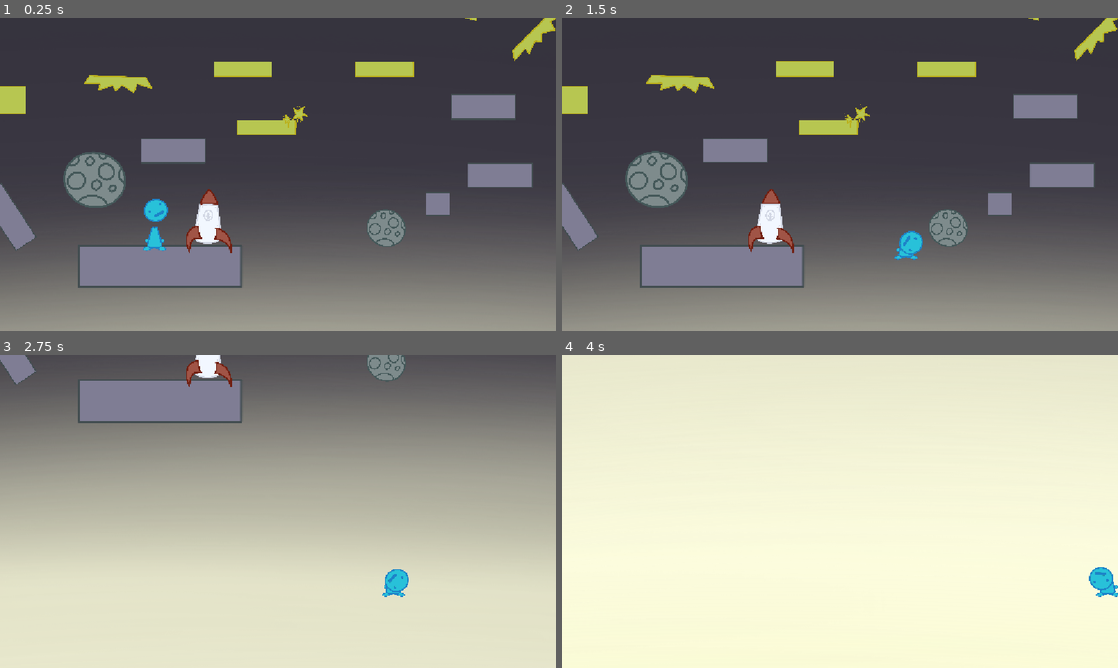
Above: before the commit, frames 1-4 (two rows, left to right).
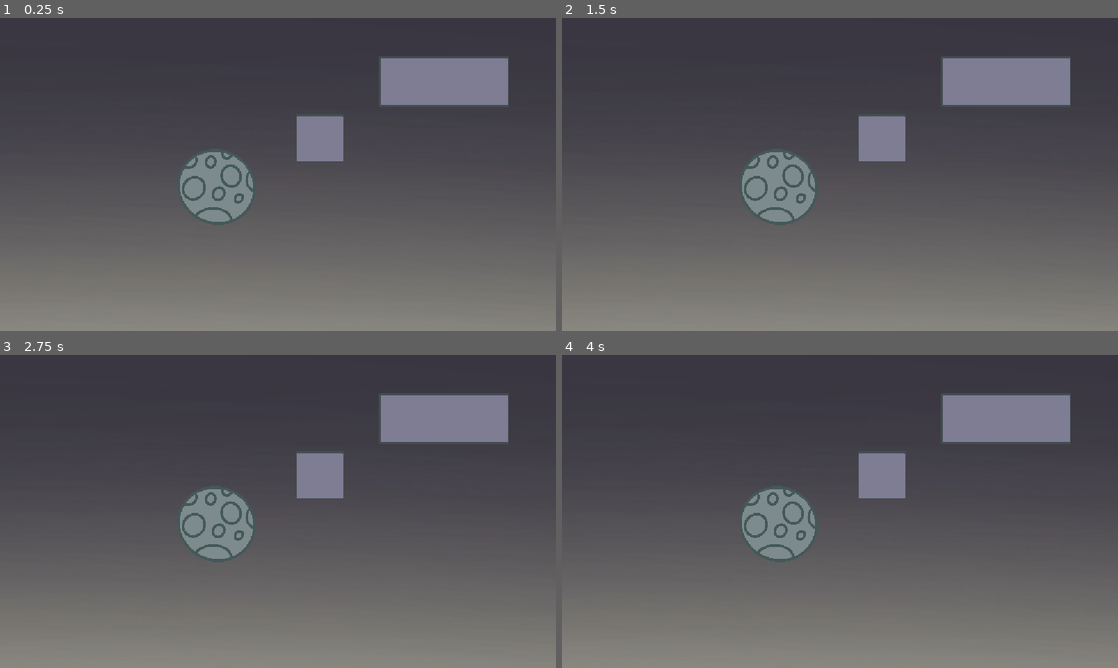
Above: after the commit, the same moments.

Repository: average4136/head-over-heels-game
Game: Godot game, scene res://Scenes/Level scenes/space_scene.tscn
The game is run twice, just before and just after one commit, with the same random seed, the same clock (stepped at 60 frames per second) and the same inputs. This scene is started directly instead of the project's main scene.
Inputs:
- Up to frame 1 (0.25 s): no input
- Up to frame 2 (1.5 s): tap Enter (ui_accept) at 0.5 s; hold D (move_right) from 0.53 s (still down); tap Space (jump) at 0.77 s
- Up to frame 3 (2.75 s): tap Space (jump) at 1.52 s; release D (move_right) at 2.03 s; hold A (move_left) from 2.03 s (still down)
- Up to frame 4 (4 s): release A (move_left) at 2.78 s; hold D (move_right) from 2.78 s (still down); tap Space (jump) at 3.02, 3.77 s

The runs differ from the first frame. In frame 1, 19% of the frame differs, in the area x 0-100%, y 0-100%; in frame 2, 19%; in frame 3, 97%; in frame 4, 100%.

Commit message:
added main level, made changes to space level and ice level, working on stitching together

Diff:
--- a/Scenes/Level scenes/ice_section.tscn
+++ b/Scenes/Level scenes/ice_section.tscn
@@ -1,7 +1,6 @@
 [gd_scene format=3 uid="uid://bo6c58ha16686"]
 
 [ext_resource type="PackedScene" uid="uid://dh3th1iwygrwr" path="res://Scenes/Objects/blue_block.tscn" id="1_i0ptw"]
-[ext_resource type="PackedScene" uid="uid://bxxdsh4xifwoa" path="res://Scenes/Entities/Guy.tscn" id="2_7d2j5"]
 [ext_resource type="PackedScene" uid="uid://0djhqq0lcepc" path="res://Scenes/Objects/cloud_block.tscn" id="3_7d2j5"]
 [ext_resource type="PackedScene" uid="uid://dqyftoe55durm" path="res://Scenes/Objects/ice_block.tscn" id="4_k0s5y"]
 [ext_resource type="Texture2D" uid="uid://4kjsfp1wquao" path="res://Assets/Decorations/snowman decor.png" id="5_cagp2"]
@@ -234,9 +233,6 @@
 [node name="CollisionShape2D" type="CollisionShape2D" parent="right wall" unique_id=588323181]
 shape = SubResource("WorldBoundaryShape2D_oskd4")
 
-[node name="Guy" parent="." unique_id=1796156875 instance=ExtResource("2_7d2j5")]
-position = Vector2(-776, -1392)
-
 [node name="StaticBody2D" parent="." unique_id=1447629716 instance=ExtResource("4_k0s5y")]
 position = Vector2(479.99997, 15.999993)
 rotation = 0.2617994
--- /dev/null
+++ b/Scenes/Level scenes/main_level.tscn
@@ -0,0 +1,16 @@
+[gd_scene format=3 uid="uid://y7vsm3emcvhy"]
+
+[ext_resource type="PackedScene" uid="uid://btkss35dirufr" path="res://Scenes/Level scenes/space_scene.tscn" id="1_ymnsd"]
+[ext_resource type="PackedScene" uid="uid://bo6c58ha16686" path="res://Scenes/Level scenes/ice_section.tscn" id="2_rpe6i"]
+[ext_resource type="PackedScene" uid="uid://bxxdsh4xifwoa" path="res://Scenes/Entities/Guy.tscn" id="3_rpe6i"]
+
+[node name="Main_level" type="Node2D" unique_id=1377921325]
+
+[node name="Space Scene" parent="." unique_id=1614508694 instance=ExtResource("1_ymnsd")]
+position = Vector2(56, -3280)
+
+[node name="Ice_section" parent="." unique_id=1675132565 instance=ExtResource("2_rpe6i")]
+position = Vector2(0, 1)
+
+[node name="Guy" parent="." unique_id=1796156875 instance=ExtResource("3_rpe6i")]
+position = Vector2(560, -960)
--- a/Scenes/Level scenes/space_scene.tscn
+++ b/Scenes/Level scenes/space_scene.tscn
@@ -8,7 +8,6 @@
 [ext_resource type="PackedScene" uid="uid://cspyc620ry3bq" path="res://Scenes/Objects/star_platform.tscn" id="6_ad6b8"]
 [ext_resource type="Texture2D" uid="uid://cqi81ed8fxvv3" path="res://Assets/Decorations/star decor.png" id="7_1k4pw"]
 [ext_resource type="Texture2D" uid="uid://b87adnjv1774n" path="res://Assets/Decorations/alien decor.png" id="8_dauer"]
-[ext_resource type="PackedScene" uid="uid://bxxdsh4xifwoa" path="res://Scenes/Entities/Guy.tscn" id="9_8wo2k"]
 [ext_resource type="Texture2D" uid="uid://cq3boocoejkj1" path="res://Assets/Hannah's Drawn Assets/Portal1.png" id="10_cweg8"]
 [ext_resource type="Texture2D" uid="uid://bo28jj51ed5ii" path="res://Assets/Hannah's Drawn Assets/Portal3.png" id="11_3o7co"]
 [ext_resource type="Texture2D" uid="uid://da5ge62upwq0w" path="res://Assets/Hannah's Drawn Assets/Portal2.png" id="12_2pk2q"]
@@ -479,9 +478,6 @@
 [node name="AnimationPlayer" type="AnimationPlayer" parent="AlienDecor" unique_id=1828851517]
 libraries/ = SubResource("AnimationLibrary_6es0x")
 
-[node name="Guy" parent="." unique_id=1796156875 instance=ExtResource("9_8wo2k")]
-position = Vector2(-512, 410)
-
 [node name="star platform3" parent="." unique_id=112477691 instance=ExtResource("6_ad6b8")]
 position = Vector2(-1159.0701, -880.8082)
 scale = Vector2(3.64, 3.64)
